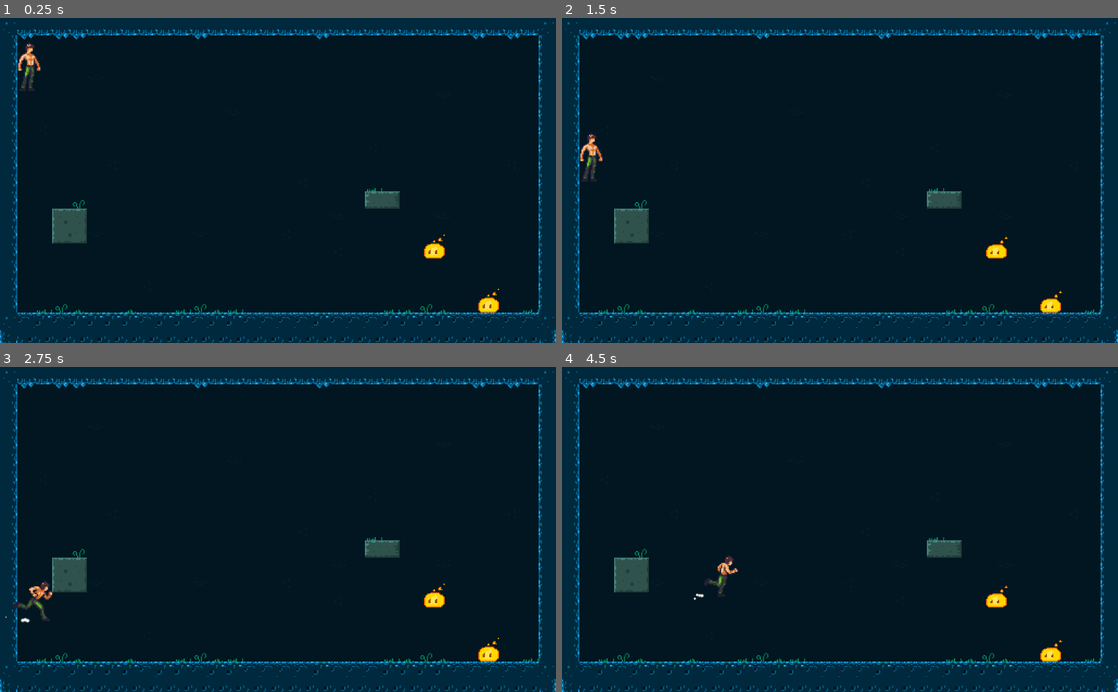
Above: before the commit, frames 1-4 (two rows, left to right).
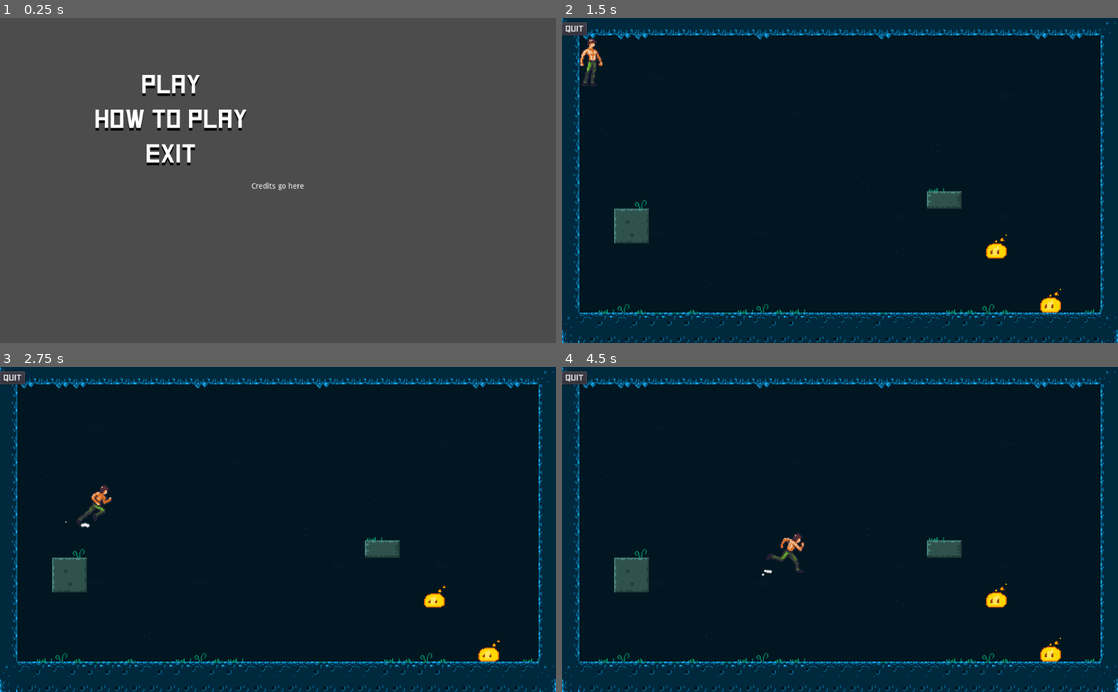
Above: after the commit, the same moments.

Repository: isabellaboone/Godot-Game
Game: Godot game, scene res://Runner.tscn
Two runs of this game, one before a commit and one after it. Both use one fixed random seed, a clock stepped at 60 frames per second and the inputs below.
Inputs (mouse positions are in pixels of both pictures, inside the frame that each line leads up to):
- Up to frame 1 (0.25 s): no input
- Up to frame 2 (1.5 s): click (734, 122) at 0.5 s, where only the run after the commit has a clickable "HOW TO PLAY"; click (734, 86) at 1.25 s, where only the run after the commit has a clickable "PLAY"
- Up to frame 3 (2.75 s): move the mouse to (400, 513) at 2.02 s; hold D from 2.03 s (still down); click (400, 513) at 2.17 s
- Up to frame 4 (4.5 s): move the mouse to (728, 545) at 2.77 s; release D at 2.78 s; hold S 2.78-3.53 s; move the mouse to (895, 458) at 3.52 s; hold D 3.53-4.28 s; move the mouse to (812, 594) at 4.27 s; hold W from 4.28 s (still down); click (812, 594) at 4.42 s

The runs differ from the first frame. In frame 1, 100% of the frame differs, in the area x 0-100%, y 0-100%; in frame 2, 0.9%; in frame 3, 0.9%; in frame 4, 0.9%.

Commit message:
Added rough title screen

Diff:
--- /dev/null
+++ b/Assets/title_screen/buttons/ExitButton.tscn
@@ -0,0 +1,8 @@
+[gd_scene load_steps=2 format=2]
+
+[ext_resource path="res://Assets/title_screen/buttons/MenuButton.tscn" type="PackedScene" id=1]
+
+[node name="ExitButton" instance=ExtResource( 1 )]
+
+[node name="Label" parent="." index="0"]
+text = "EXIT"
--- /dev/null
+++ b/Assets/title_screen/buttons/HowToPlayButton.tscn
@@ -0,0 +1,8 @@
+[gd_scene load_steps=2 format=2]
+
+[ext_resource path="res://Assets/title_screen/buttons/MenuButton.tscn" type="PackedScene" id=1]
+
+[node name="HowToPlayButton" instance=ExtResource( 1 )]
+
+[node name="Label" parent="." index="0"]
+text = "HOW TO PLAY"
--- /dev/null
+++ b/Assets/title_screen/buttons/MenuButton.tscn
@@ -0,0 +1,30 @@
+[gd_scene load_steps=3 format=2]
+
+[ext_resource path="res://Assets/title_screen/Square.ttf" type="DynamicFontData" id=1]
+
+[sub_resource type="DynamicFont" id=1]
+size = 48
+use_filter = true
+font_data = ExtResource( 1 )
+
+[node name="Play" type="Button"]
+margin_right = 784.0
+margin_bottom = 20.0
+flat = true
+__meta__ = {
+"_edit_use_anchors_": false
+}
+
+[node name="Label" type="Label" parent="."]
+anchor_right = 1.0
+anchor_bottom = 1.0
+rect_min_size = Vector2( 360, 60 )
+custom_fonts/font = SubResource( 1 )
+custom_colors/font_color_shadow = Color( 0, 0, 0, 1 )
+custom_constants/shadow_offset_x = 0
+custom_constants/shadow_offset_y = 5
+text = "Defualt Text"
+align = 1
+__meta__ = {
+"_edit_use_anchors_": false
+}
--- /dev/null
+++ b/Assets/title_screen/buttons/PlayButton.tscn
@@ -0,0 +1,9 @@
+[gd_scene load_steps=2 format=2]
+
+[ext_resource path="res://Assets/title_screen/buttons/MenuButton.tscn" type="PackedScene" id=1]
+
+[node name="PlayButton" instance=ExtResource( 1 )]
+margin_bottom = 60.0
+
+[node name="Label" parent="." index="0"]
+text = "PLAY"
--- /dev/null
+++ b/Assets/title_screen/fade_in/FadeIn.tscn
@@ -0,0 +1,28 @@
+[gd_scene load_steps=2 format=2]
+
+[sub_resource type="Animation" id=1]
+resource_name = "Fade_In"
+step = 0.5
+tracks/0/type = "value"
+tracks/0/path = NodePath(".:color")
+tracks/0/interp = 1
+tracks/0/loop_wrap = true
+tracks/0/imported = false
+tracks/0/enabled = true
+tracks/0/keys = {
+"times": PoolRealArray( 0, 0.5 ),
+"transitions": PoolRealArray( 1, 1 ),
+"update": 0,
+"values": [ Color( 0, 0, 0, 0 ), Color( 0, 0, 0, 1 ) ]
+}
+
+[node name="FadeIn" type="ColorRect"]
+anchor_right = 1.0
+anchor_bottom = 1.0
+color = Color( 0, 0, 0, 0 )
+__meta__ = {
+"_edit_use_anchors_": false
+}
+
+[node name="AnimationPlayer" type="AnimationPlayer" parent="."]
+anims/Fade_In = SubResource( 1 )
--- a/GameScene.gd
+++ b/GameScene.gd
@@ -3,6 +3,7 @@
 var TileMap_scene = preload("res://TileMap.tscn")
 var player_scene = preload("res://Player.tscn")
 var fireslime_scene = preload("res://FireSlime.tscn")
+var ui = preload("res://UI.tscn")
 
 # Called when the node enters the scene tree for the first time.
 func _ready():
@@ -21,6 +22,9 @@
 	fireslime2.position = Vector2(800, 431)
 	add_child(fireslime2)
 
+	var uii = ui.instance()
+	add_child(uii)
+
 
 # Called every frame. 'delta' is the elapsed time since the previous frame.
 #func _process(delta):
--- a/Player.tscn
+++ b/Player.tscn
@@ -117,7 +117,7 @@
 visible = false
 frames = SubResource( 16 )
 animation = "run"
-frame = 5
+frame = 3
 playing = true
 centered = false
 
@@ -138,7 +138,7 @@
 visible = false
 frames = SubResource( 16 )
 animation = "punch"
-frame = 2
+frame = 3
 playing = true
 centered = false
 
--- a/Runner.gd
+++ b/Runner.gd
@@ -11,7 +11,7 @@
 	#Center Window
 	OS.set_window_position(OS.get_screen_size(0) * 0.5 - OS.get_window_size() * 0.5)
 
-	get_tree().change_scene("res://GameScene.tscn")
+	get_tree().change_scene("res://TitleScreen.tscn")
 
 # Called every frame. 'delta' is the elapsed time since the previous frame.
 #func _process(delta):
--- a/TileMap.tscn
+++ b/TileMap.tscn
@@ -822,4 +822,4 @@
 tile_set = SubResource( 24 )
 cell_size = Vector2( 16, 16 )
 format = 1
-tile_data = PoolIntArray( 0, 14, 0, 1, 1, 0, 2, 1, 0, 3, 1, 0, 4, 1, 0, …(8923 unchanged characters)…
+tile_data = PoolIntArray( 0, 0, 0, 1, 1, 0, 2, 1, 0, 3, 1, 0, 4, 1, 0, …(8923 unchanged characters)…
--- /dev/null
+++ b/TitleScreen.gd
@@ -0,0 +1,12 @@
+extends Control
+
+
+func _on_PlayButton_pressed():
+	print("Play")
+	get_tree().change_scene("res://GameScene.tscn")
+
+func _on_HowToPlayButton_pressed():
+	print("How to play")
+
+func _on_ExitButton_pressed():
+	print("Exit")
--- /dev/null
+++ b/TitleScreen.tscn
@@ -0,0 +1,92 @@
+[gd_scene load_steps=6 format=2]
+
+[ext_resource path="res://Assets/title_screen/buttons/HowToPlayButton.tscn" type="PackedScene" id=1]
+[ext_resource path="res://Assets/title_screen/buttons/ExitButton.tscn" type="PackedScene" id=3]
+[ext_resource path="res://Assets/title_screen/buttons/PlayButton.tscn" type="PackedScene" id=4]
+[ext_resource path="res://Assets/title_screen/fade_in/FadeIn.tscn" type="PackedScene" id=5]
+[ext_resource path="res://TitleScreen.gd" type="Script" id=6]
+
+[node name="TitleScreen" type="Control"]
+anchor_right = 1.0
+anchor_bottom = 1.0
+script = ExtResource( 6 )
+__meta__ = {
+"_edit_use_anchors_": false
+}
+
+[node name="Menu" type="VBoxContainer" parent="."]
+margin_left = 120.0
+margin_top = 80.0
+margin_right = 904.0
+margin_bottom = 520.0
+__meta__ = {
+"_edit_use_anchors_": false
+}
+
+[node name="Logo" type="TextureRect" parent="Menu"]
+margin_right = 784.0
+stretch_mode = 4
+
+[node name="CenterRow" type="HBoxContainer" parent="Menu"]
+margin_top = 4.0
+margin_right = 784.0
+margin_bottom = 220.0
+size_flags_vertical = 3
+
+[node name="Buttons" type="VBoxContainer" parent="Menu/CenterRow"]
+margin_right = 390.0
+margin_bottom = 216.0
+size_flags_horizontal = 3
+size_flags_vertical = 3
+alignment = 1
+
+[node name="PlayButton" parent="Menu/CenterRow/Buttons" instance=ExtResource( 4 )]
+margin_top = 14.0
+margin_right = 390.0
+margin_bottom = 74.0
+rect_min_size = Vector2( 360, 60 )
+
+[node name="HowToPlayButton" parent="Menu/CenterRow/Buttons" instance=ExtResource( 1 )]
+margin_top = 78.0
+margin_right = 390.0
+margin_bottom = 138.0
+rect_min_size = Vector2( 360, 60 )
+
+[node name="ExitButton" parent="Menu/CenterRow/Buttons" instance=ExtResource( 3 )]
+margin_top = 142.0
+margin_right = 390.0
+margin_bottom = 202.0
+rect_min_size = Vector2( 360, 60 )
+
+[node name="CenterContainer" type="CenterContainer" parent="Menu/CenterRow"]
+margin_left = 394.0
+margin_right = 784.0
+margin_bottom = 216.0
+size_flags_horizontal = 3
+size_flags_vertical = 3
+
+[node name="Character" type="TextureRect" parent="Menu/CenterRow/CenterContainer"]
+margin_left = 195.0
+margin_top = 108.0
+margin_right = 195.0
+margin_bottom = 108.0
+
+[node name="VBoxContainer" type="VBoxContainer" parent="Menu"]
+margin_top = 224.0
+margin_right = 784.0
+margin_bottom = 440.0
+size_flags_horizontal = 3
+size_flags_vertical = 3
+
+[node name="Label" type="Label" parent="Menu/VBoxContainer"]
+margin_right = 784.0
+margin_bottom = 14.0
+text = "Credits go here"
+align = 1
+valign = 1
+
+[node name="FadeIn" parent="." instance=ExtResource( 5 )]
+visible = false
+[connection signal="pressed" from="Menu/CenterRow/Buttons/PlayButton" to="." method="_on_PlayButton_pressed"]
+[connection signal="pressed" from="Menu/CenterRow/Buttons/HowToPlayButton" to="." method="_on_HowToPlayButton_pressed"]
+[connection signal="pressed" from="Menu/CenterRow/Buttons/ExitButton" to="." method="_on_ExitButton_pressed"]
--- /dev/null
+++ b/UI.gd
@@ -0,0 +1,4 @@
+extends Control
+
+func _on_Button_pressed():
+	print("Pressed")
--- /dev/null
+++ b/UI.tscn
@@ -0,0 +1,34 @@
+[gd_scene load_steps=4 format=2]
+
+[ext_resource path="res://Assets/Font/Square.ttf" type="DynamicFontData" id=1]
+[ext_resource path="res://UI.gd" type="Script" id=2]
+
+[sub_resource type="DynamicFont" id=1]
+font_data = ExtResource( 1 )
+
+[node name="Control" type="Control"]
+anchor_right = 1.0
+anchor_bottom = 1.0
+script = ExtResource( 2 )
+__meta__ = {
+"_edit_use_anchors_": false
+}
+
+[node name="CenterContainer" type="CenterContainer" parent="."]
+margin_right = 40.0
+margin_bottom = 40.0
+
+[node name="VBoxContainer" type="VBoxContainer" parent="CenterContainer"]
+margin_top = 8.0
+margin_right = 46.0
+margin_bottom = 32.0
+__meta__ = {
+"_edit_use_anchors_": false
+}
+
+[node name="Button" type="Button" parent="CenterContainer/VBoxContainer"]
+margin_right = 46.0
+margin_bottom = 24.0
+custom_fonts/font = SubResource( 1 )
+text = "Quit"
+[connection signal="pressed" from="CenterContainer/VBoxContainer/Button" to="." method="_on_Button_pressed"]
Binary file added: Assets/Font/Square.ttf
Binary file added: Assets/title_screen/Square.ttf
